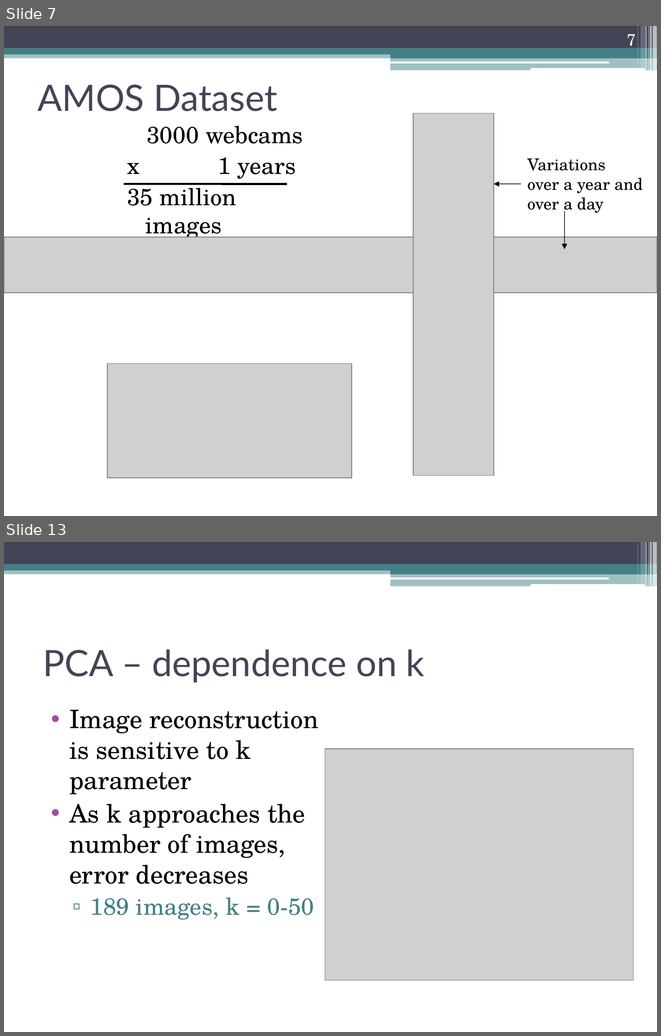
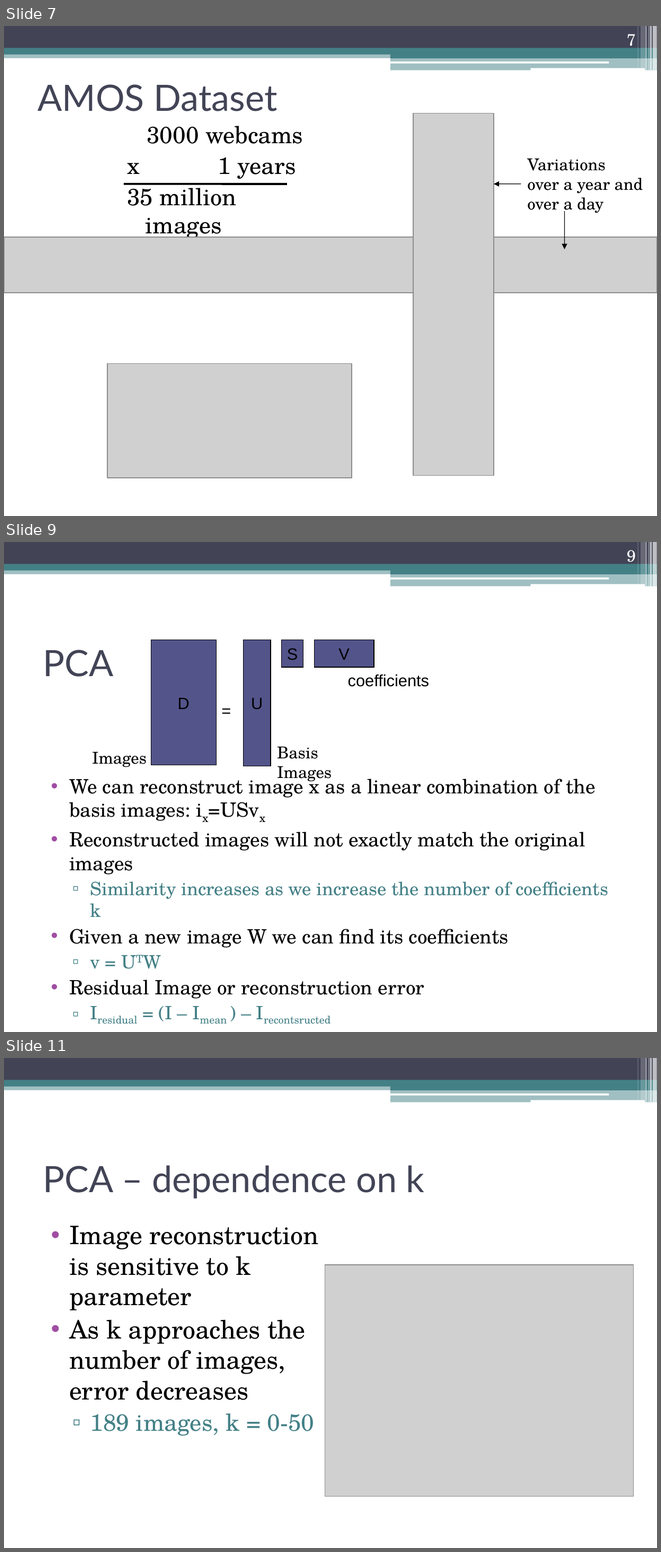
Before and after one commit to dyross/davidrossmastersproject, a slide deck: mastersProject/presentation/visualizationToolsForWebcams.pptx. Shown one above the other, each under a label of ours: slides 7 and 13 before the commit, slides 7, 9 and 11 after it; the slides between them are not shown. The pictures are 661x1036 and 661x1552 pixels, drawn with LibreOffice and Linux fonts; fonts in the diff are those of the drawing; grey boxes stand for pictures. Boxes give left, top, right and bottom in pixels: in the first picture for what was removed or moved away, otherwise in the second. Text is boxed around its words. In the diff, an @@ line names an element or a change of style, - is before the commit and + after.

```diff
--- a/mastersProject/presentation/visualizationToolsForWebcams.pptx
+++ b/mastersProject/presentation/visualizationToolsForWebcams.pptx
@@ slide 9 added at [4,542,657,1032], background #FFFFFF; not listed: 13 template elements that a slide beside it also shows @@
@@ page number added at [627,550,636,566], 18 pt, text #FFFFFF @@
+9
@@ title added at [43,650,114,677], 40 pt, text #424456 @@
+PCA
@@ rectangle added at [151,640,216,765], fill #53548A, outline #000000 0.75 pt, 18 pt, text #000000 @@
+D
@@ rectangle added at [244,640,271,766], fill #53548A, outline #000000 0.75 pt, 18 pt, text #000000 @@
+U
@@ rectangle added at [282,640,303,668], fill #53548A, outline #000000 0.75 pt, 18 pt, text #000000 @@
+S
@@ rectangle added at [314,640,374,668], fill #53548A, outline #000000 0.75 pt, 18 pt, text #000000 @@
+V
@@ text added at [348,674,429,687], 18 pt, text #000000 @@
+coefficients
@@ text added at [215,697,238,723], 18 pt, text #000000 @@
+=
@@ text added at [277,746,332,782], 18 pt, text #000000 @@
+Basis Images
@@ text added at [92,751,147,767], 18 pt, text #000000 @@
+Images
@@ text added at [69,774,608,1019], 21.7 pt, text #000000 @@
+• We can reconstruct image x as a linear combination of the basis images: ix=USvx
+• Reconstructed images will not exactly match the original images
+  ▫ Similarity increases as we increase the number of coefficients k
+• Given a new image W we can find its coefficients
+  ▫ v = UTW
+• Residual Image or reconstruction error
+  ▫ Iresidual = (I – Imean ) – Irecontsructed
@@ what was slide 13 is now slide 11 @@
```
Also in this commit, not shown: 1 slide changed, 2 other slides added, 5 slides removed, 1 other file.
